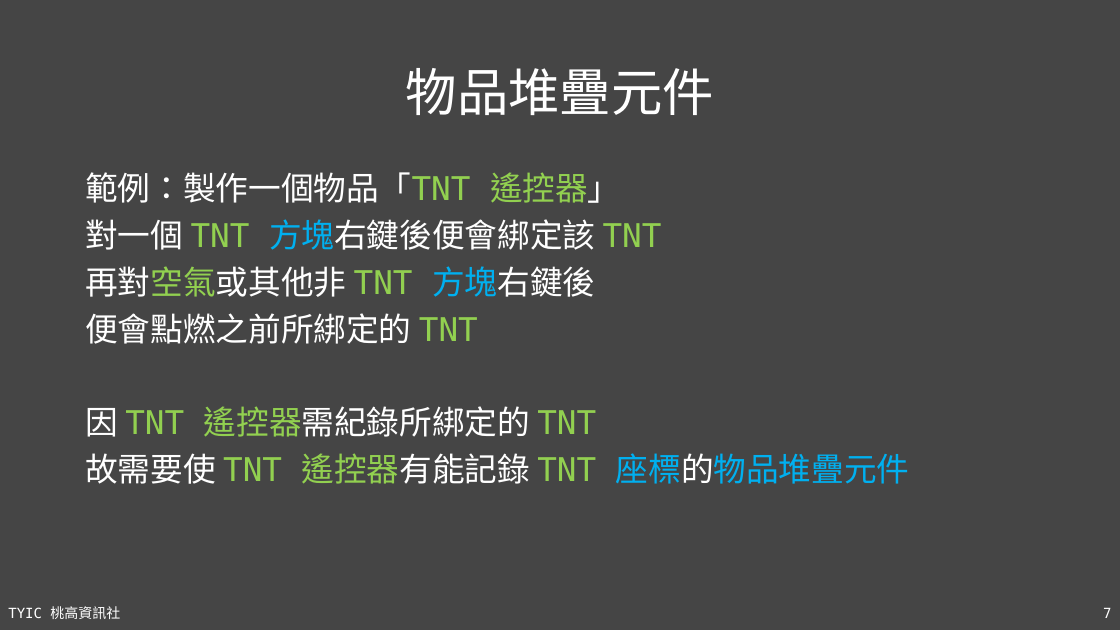
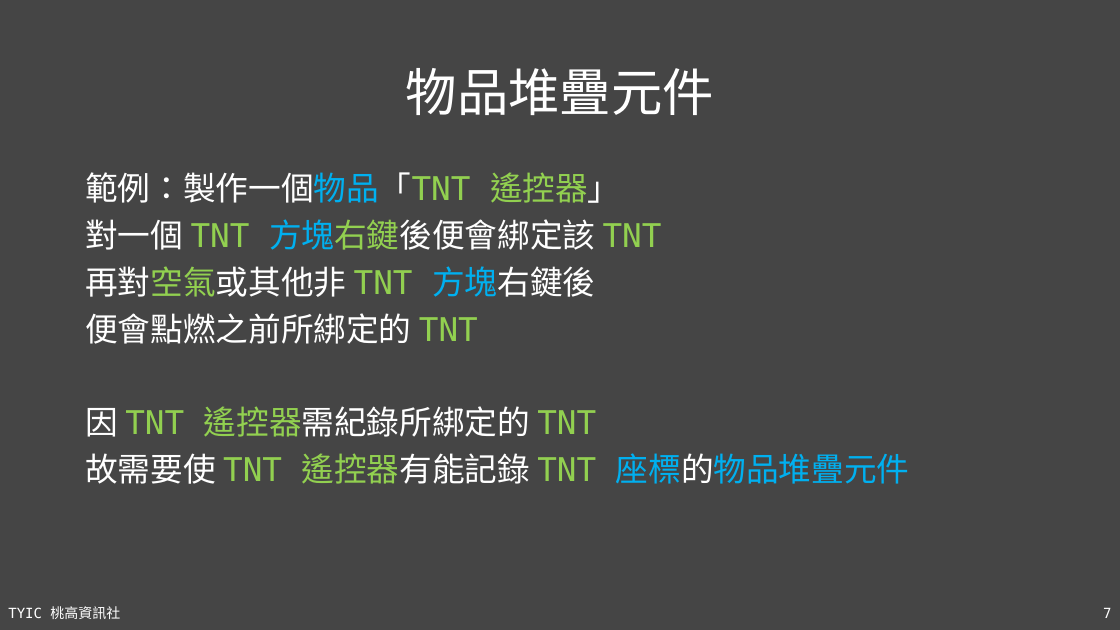
Before and after one commit to TYSHIC/slides, a slide deck: slide 7 of ppt/54_Java 專案：NBT.pptx. Drawn at 1120x630 pixels with LibreOffice and Linux fonts; fonts in the diff are those of the drawing. Boxes give left, top, right and bottom in pixels: in the first picture for what was removed or moved away, otherwise in the second. Text is boxed around its words. In the diff, an @@ line names an element or a change of style, - is before the commit and + after.

```diff
--- a/ppt/54_Java 專案：NBT.pptx
+++ b/ppt/54_Java 專案：NBT.pptx
@@ text at bbox=[85, 172, 662, 250]: text colour #FFFFFF to #00B0F0 in "範例：製作一個物品「TNT"; text colour #FFFFFF to #92D050 in "方塊右鍵後便會綁定該" @@
```
Also in this commit, not shown: 3 other slides changed, 12 slides added, 45 other files.
